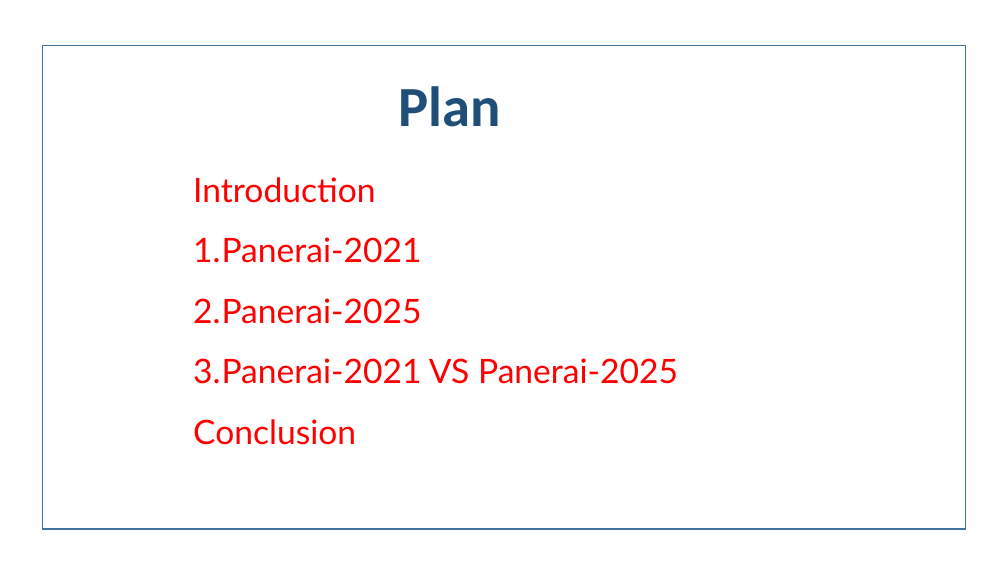
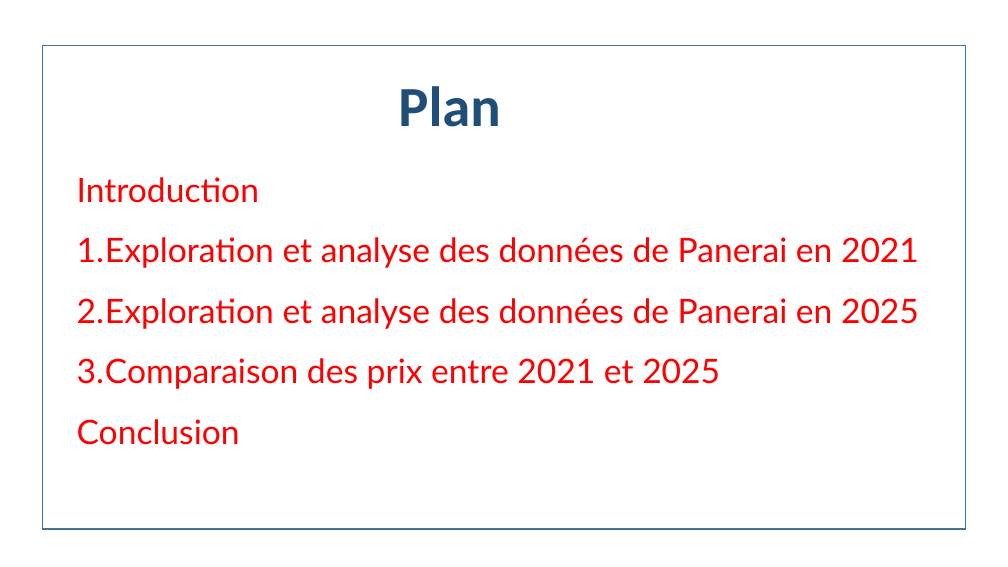
Before and after one commit to Ahak99/Data-Data-Challenge, a slide deck: slide 2 of docs/Présentation - Analyse des prix des montres de luxe Panerai.pptx. Drawn at 1008x567 pixels with LibreOffice and Linux fonts; fonts in the diff are those of the drawing. Boxes give left, top, right and bottom in pixels: in the first picture for what was removed or moved away, otherwise in the second. Text is boxed around its words. In the diff, an @@ line names an element or a change of style, - is before the commit and + after.

```diff
--- a/docs/Présentation - Analyse des prix des montres de luxe Panerai.pptx
+++ b/docs/Présentation - Analyse des prix des montres de luxe Panerai.pptx
@@ text "Introduction": place and size @@
-text "Introduction" at (193,177,678,445)
+text "Introduction" at (77,177,919,445)
@@ text at (77,237,919,389): text changed @@
-1. Panerai-2021
-2. Panerai-2025
-3. Panerai-2021 VS Panerai-2025
+1. Exploration et analyse des données de Panerai en 2021
+2. Exploration et analyse des données de Panerai en 2025
+3. Comparaison des prix entre 2021 et 2025
```
Also in this commit, not shown: 4 other slides changed, 21 slides added, 18 slides removed, 6 other files.
